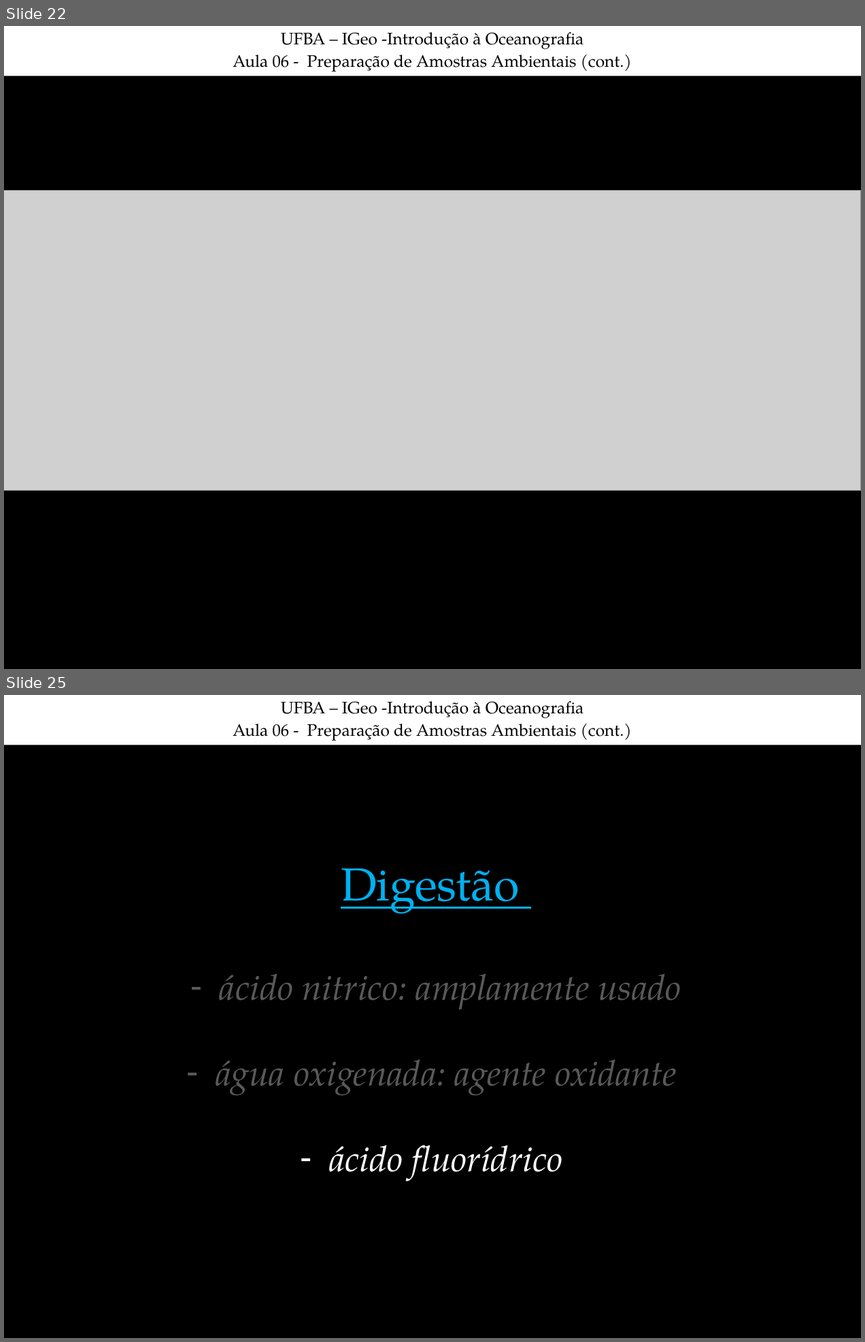
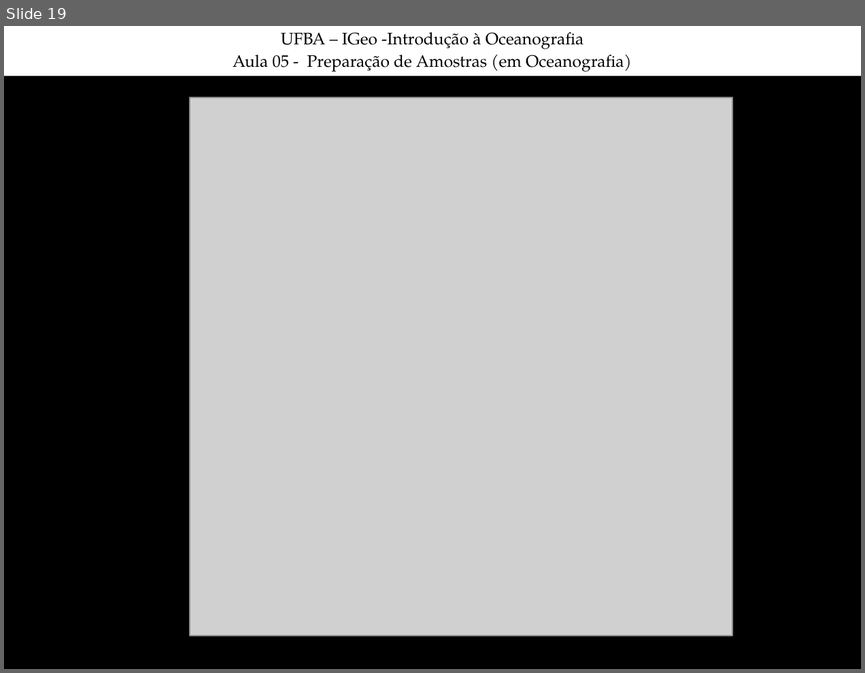
Before and after one commit to juoceano/chemicaloceanography2, a slide deck: classes/OceanoQuimica_Semana06(CC).ppt. Shown one above the other, each under a label of ours: slides 22 and 25 before the commit, slide 19 after it; the slides between them are not shown. The pictures are 865x1342 and 865x673 pixels, drawn with LibreOffice and Linux fonts; fonts in the diff are those of the drawing; grey boxes stand for pictures. Boxes give left, top, right and bottom in pixels: in the first picture for what was removed or moved away, otherwise in the second. Text is boxed around its words. In the diff, an @@ line names an element or a change of style, - is before the commit and + after.

```diff
--- a/classes/OceanoQuimica_Semana06(CC).ppt
+++ b/classes/OceanoQuimica_Semana06(CC).ppt
@@ slide 25 removed at [4,695,861,1338], background #000000 @@
@@ rectangle removed at [4,695,861,745] @@
-UFBA – IGeo -Introdução à Oceanografia
-Aula 06 - Preparação de Amostras Ambientais (cont.)
@@ text removed at [215,868,681,1177] @@
-Digestão
-– ácido nitrico: amplamente usado
-– água oxigenada: agente oxidante
-– ácido fluorídrico
@@ what was slide 22 is now slide 19 @@
@@ slide 19 changed as well @@
@@ text in rectangle at [232,55,632,72]: text changed @@
-Aula 06 - Preparação de Amostras Ambientais (cont.)
+Aula 05 - Preparação de Amostras (em Oceanografia)
@@ picture: place and size @@
-picture at [4,191,861,490]
+picture at [190,97,732,635]
```
Also in this commit, not shown: 4 other slides changed, 15 slides added, 56 other slides removed, 3 other files.
